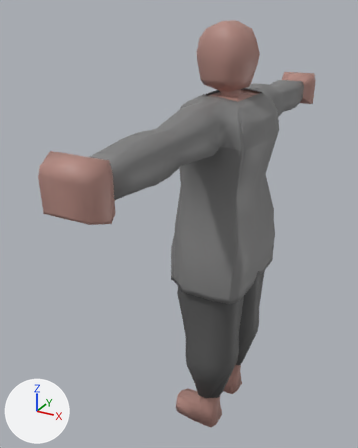
The Blender file CST 323 Character Design/Cutting Up Chaos/player characters/Nai/v2/Nai.blend as it was, and as the next commit left it.
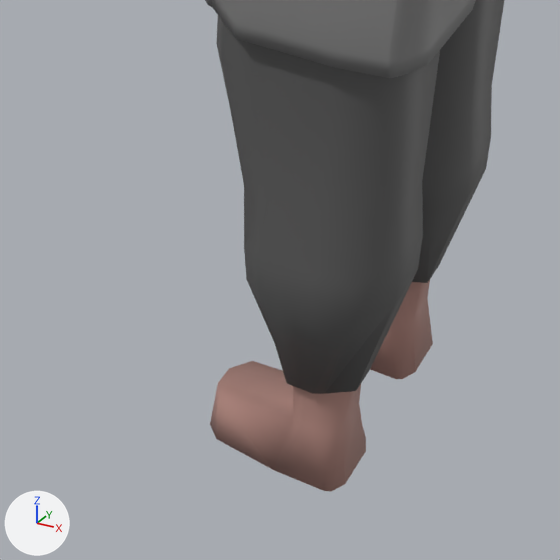
Old and new are each drawn whole from a 50 mm lens placed at (2.36, -5.5, 2.66), pointed at (-0.53, -0.25, 0.04) and again close up on the part from 32% to 78% of the width and 63% to 100% of the height. Arrows for +X, +Y and +Z are at lower left; the lights stay in place.

The scene before the commit, as lines of its bpy script (objects in view):
```python
me_cube_006 = bpy.data.meshes.new('Cube.006')
me_cube_006.from_pydata(...)  # 908 vertices, 906 faces; spans x -1.45..1.38, y -5.74..5.74, z -6.29..4.12
me_cube_006.polygons.foreach_set('use_smooth', [True] * 906)
me_cube_006.materials.append(mat_skin)  # pink #b48980
me_cube_010 = bpy.data.meshes.new('Cube.010')
me_cube_010.from_pydata(...)  # 416 vertices, 374 faces; spans x -1.52..1.45, y -5.05..5.05, z -1.94..2.64
me_cube_010.polygons.foreach_set('use_smooth', [True] * 374)
me_cube_010.materials.append(mat_shirt1)  # grey #7e7e7e
me_cube_011 = bpy.data.meshes.new('Cube.011')
me_cube_011.from_pydata(...)  # 237 vertices, 208 faces; spans x -1.33..1.33, y -1.39..1.39, z -5.33..-0.46
me_cube_011.polygons.foreach_set('use_smooth', [True] * 208)
me_cube_011.materials.append(mat_pants)  # dark grey #5a5a5a
ob_nai = bpy.data.objects.new('Nai', me_cube_006)
ob_nai.location = (0.037, -0.05, 0.401)
ob_nai.scale = (0.368, 0.514, 0.514)
ob_pants = bpy.data.objects.new('Pants', me_cube_011)
ob_pants.location = (0.037, -0.05, 0.401)
ob_pants.scale = (0.368, 0.514, 0.514)
_m = ob_pants.modifiers.new('Solidify', 'SOLIDIFY')
_m.thickness = 0.02
ob_shirt_1 = bpy.data.objects.new('Shirt_1', me_cube_010)
ob_shirt_1.location = (0.037, -0.05, 0.394)
ob_shirt_1.scale = (0.368, 0.514, 0.514)
_m = ob_shirt_1.modifiers.new('Solidify', 'SOLIDIFY')
_m.use_even_offset = True
_m = ob_shirt_1.modifiers.new('Subdivision', 'SUBSURF')
_m.subdivision_type = 'SIMPLE'
_m.render_levels = 0
```
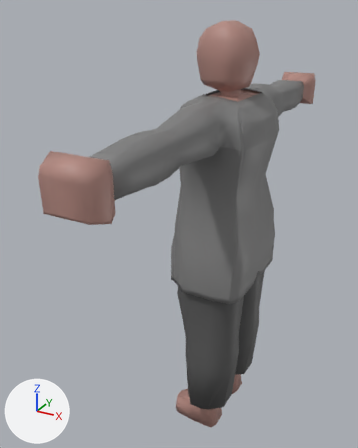
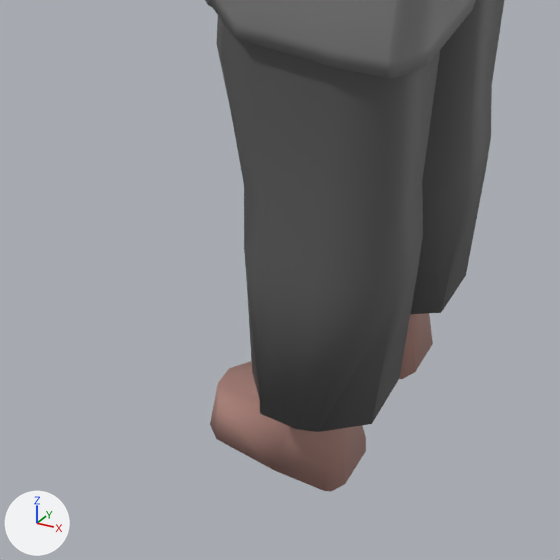
Edits to the bpy script that builds the scene:
```text
Change me_cube_011:
    where me_cube_011.from_pydata(...)  # 237 vertices, 208 faces; spans x -1.33..1.33, y -1.39..1.39, z -5.33..-0.46
    used by ob_pants; location = (0.037, -0.05, 0.401); scale = (0.368, 0.514, 0.514)
    me_cube_011 part 1
    me_cube_011.vertices[74].co: (-0.35, -0.88, -5.33) -> (-0.66, -1.01, -5.44)
    me_cube_011.vertices[75].co: (-0.15, -1.01, -5.33) -> (-0.38, -1.25, -5.43)
    me_cube_011.vertices[76].co: (-0.15, -1.09, -5.33) -> (-0.27, -1.41, -5.41)
    me_cube_011.vertices[77].co: (-0.15, -0.41, -5.32) -> (-0.23, -0.08, -5.41)
    me_cube_011.vertices[78].co: (-0.24, -0.51, -5.33) -> (-0.47, -0.27, -5.44)
    me_cube_011.vertices[79].co: (0.58, -0.89, -5.33) -> (0.87, -1.03, -5.46)
    me_cube_011.vertices[80].co: (0.29, -1.04, -5.33) -> (0.42, -1.35, -5.43)
    me_cube_011.vertices[81].co: (0.18, -0.41, -5.32) -> (0.25, -0.07, -5.41)
    me_cube_011.vertices[82].co: (0.02, -0.4, -5.32) -> (0.02, -0.06, -5.39)
    me_cube_011.vertices[83].co: (0.18, -1.09, -5.32) -> (0.21, -1.43, -5.4)
    me_cube_011.vertices[84].co: (0.02, -1.09, -5.32) -> (0.02, -1.44, -5.39)
    me_cube_011.vertices[85].co: (-0.35, -0.64, -5.33) -> (-0.68, -0.56, -5.44)
    me_cube_011.vertices[86].co: (0.31, -0.53, -5.33) -> (0.47, -0.23, -5.43)
    me_cube_011.vertices[87].co: (0.58, -0.62, -5.33) -> (0.86, -0.46, -5.46)
    me_cube_011 part 2
    me_cube_011.vertices[171].co: (-0.35, 0.88, -5.33) -> (-0.66, 1.01, -5.44)
    me_cube_011.vertices[172].co: (-0.15, 1.01, -5.33) -> (-0.38, 1.25, -5.43)
    me_cube_011.vertices[173].co: (-0.15, 1.09, -5.33) -> (-0.27, 1.41, -5.41)
    me_cube_011.vertices[174].co: (-0.15, 0.41, -5.32) -> (-0.23, 0.08, -5.41)
    me_cube_011.vertices[175].co: (-0.24, 0.51, -5.33) -> (-0.47, 0.27, -5.44)
    me_cube_011.vertices[176].co: (0.58, 0.89, -5.33) -> (0.87, 1.03, -5.46)
    me_cube_011.vertices[177].co: (0.29, 1.04, -5.33) -> (0.42, 1.35, -5.43)
    me_cube_011.vertices[178].co: (0.18, 0.41, -5.32) -> (0.25, 0.07, -5.41)
    me_cube_011.vertices[179].co: (0.02, 0.4, -5.32) -> (0.02, 0.06, -5.39)
    me_cube_011.vertices[180].co: (0.18, 1.09, -5.32) -> (0.21, 1.43, -5.4)
    me_cube_011.vertices[181].co: (0.02, 1.09, -5.32) -> (0.02, 1.44, -5.39)
    me_cube_011.vertices[182].co: (-0.35, 0.64, -5.33) -> (-0.68, 0.56, -5.44)
    me_cube_011.vertices[183].co: (0.31, 0.53, -5.33) -> (0.47, 0.23, -5.43)
    me_cube_011.vertices[184].co: (0.58, 0.62, -5.33) -> (0.86, 0.46, -5.46)
```

Pixel boxes [x1, y1, x2, y2] of what changed, in the close-ups (560 x 560 px; the box of a moved part takes in the faces that stretch with it):
'Pants', reshaped: before [216, 0, 504, 394]; after [216, 0, 504, 432]
part 1 of me_cube_011, moved or reshaped: before [247, 271, 417, 394]; after [247, 270, 418, 432]
part 2 of me_cube_011, moved or reshaped: before [412, 171, 485, 283]; after [410, 170, 486, 314]
